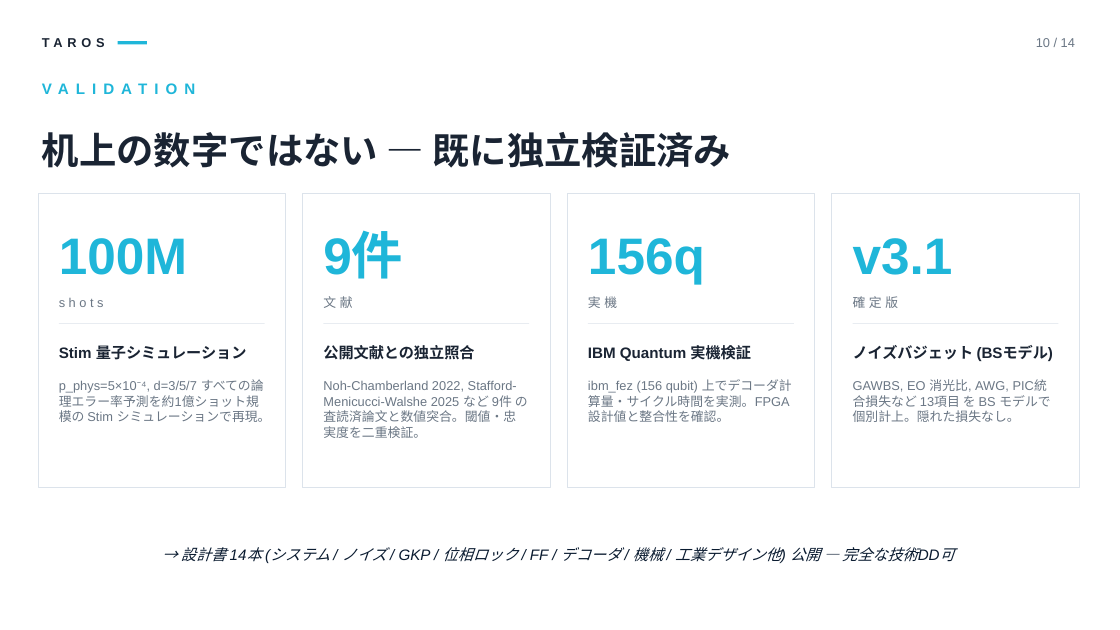
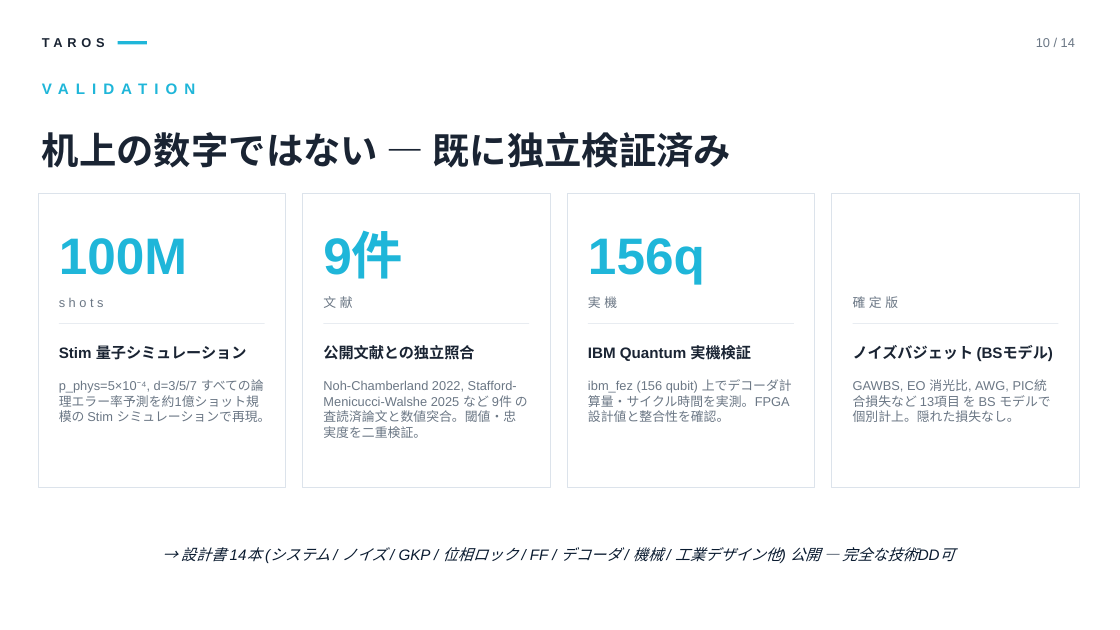
Before and after one commit to TomohiroTani28/Taros, a slide deck: slide 10 of assets/TAROS_Investor_Pitch_Revised.pptx. Drawn at 1120x630 pixels with LibreOffice and Linux fonts; fonts in the diff are those of the drawing. Boxes give left, top, right and bottom in pixels: in the first picture for what was removed or moved away, otherwise in the second. Text is boxed around its words. In the diff, an @@ line names an element or a change of style, - is before the commit and + after.

```diff
--- a/assets/TAROS_Investor_Pitch_Revised.pptx
+++ b/assets/TAROS_Investor_Pitch_Revised.pptx
@@ text removed at [853,238,953,275] @@
-v3.1
```
Also in this commit, not shown: 1 other slide changed, 27 other files.
